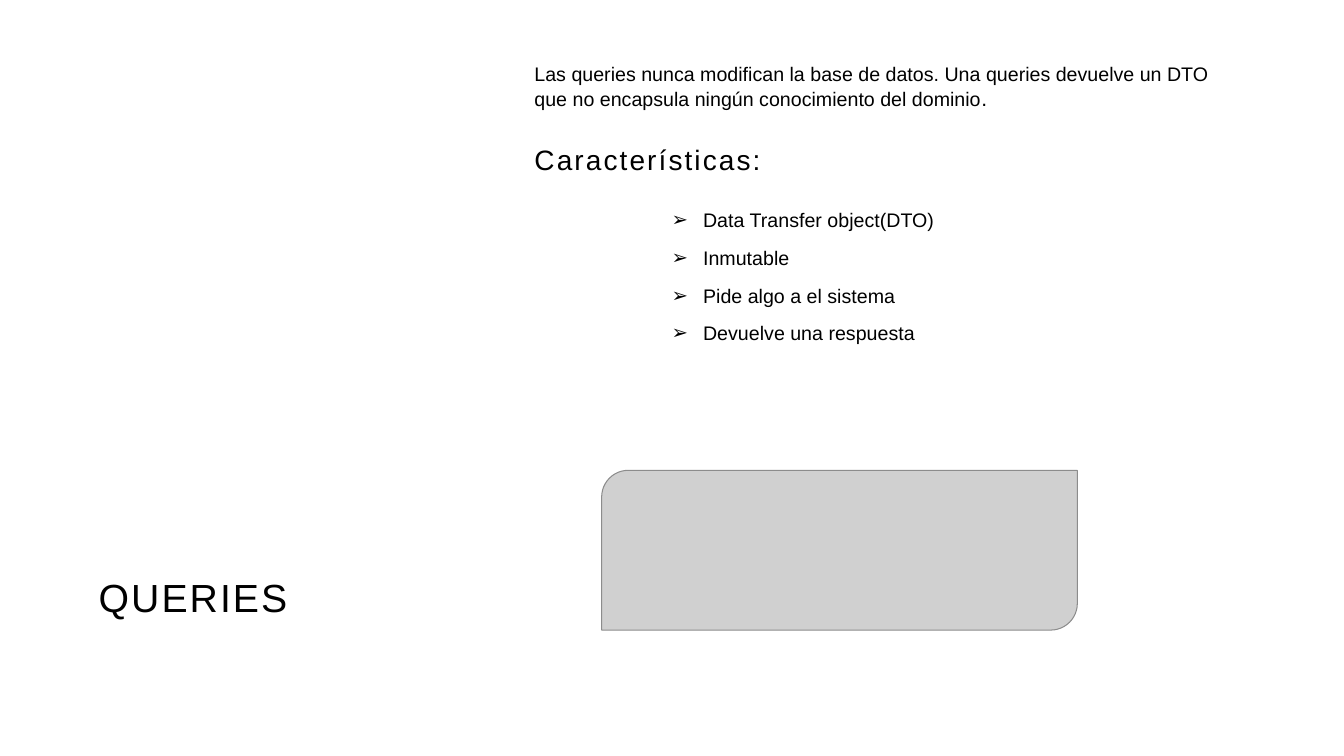
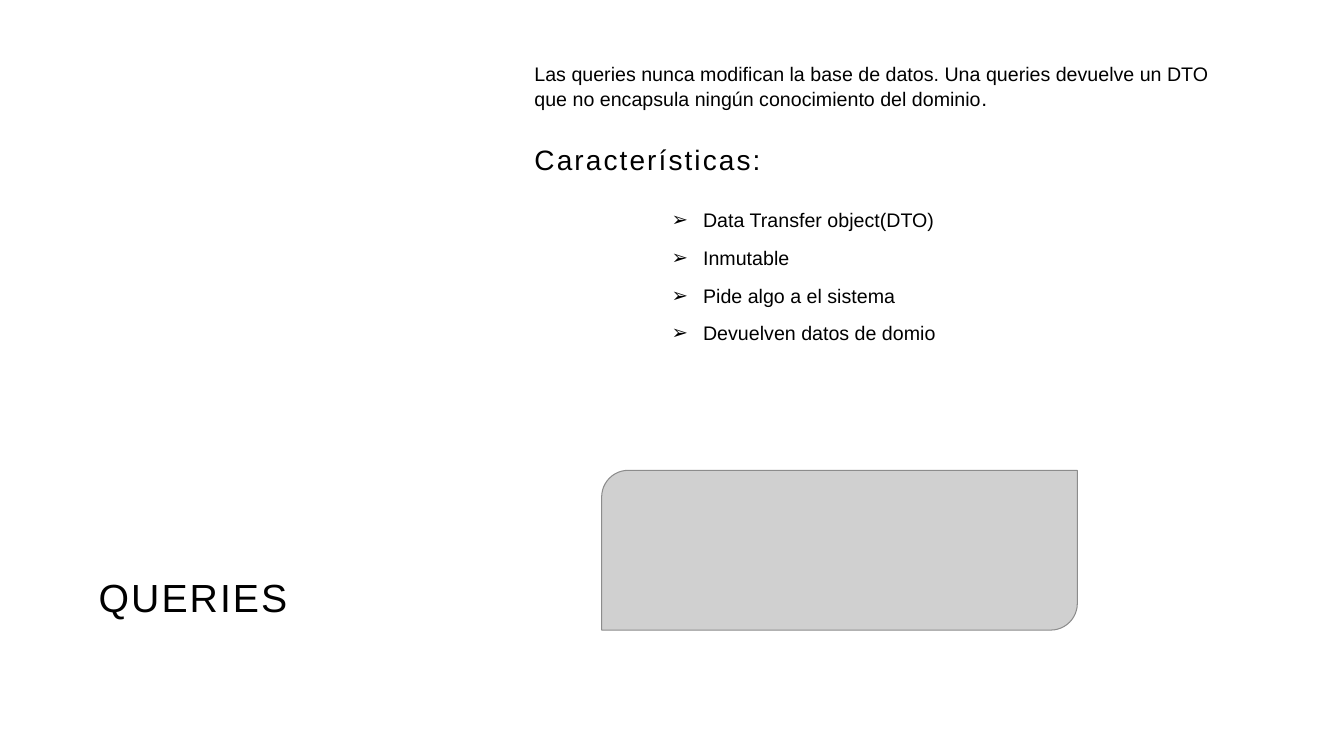
Before and after one commit to joaquinhegi/CQRS, a slide deck: slide 6 of CQRS.pptx. Drawn at 1344x756 pixels with LibreOffice and Linux fonts; fonts in the diff are those of the drawing; grey boxes stand for pictures; background and template pictures are left out. Boxes give left, top, right and bottom in pixels: in the first picture for what was removed or moved away, otherwise in the second. Text is boxed around its words. In the diff, an @@ line names an element or a change of style, - is before the commit and + after.

```diff
--- a/CQRS.pptx
+++ b/CQRS.pptx
@@ text at [703,325,935,341]: text changed @@
-➢ Devuelve una respuesta
+➢ Devuelven datos de domio
```
Also in this commit, not shown: 3 other slides changed.
